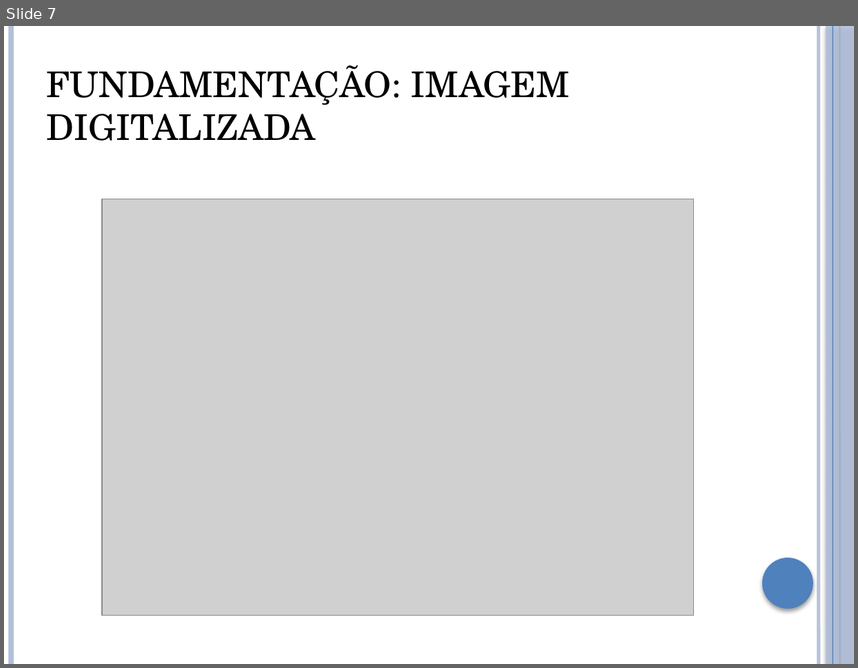
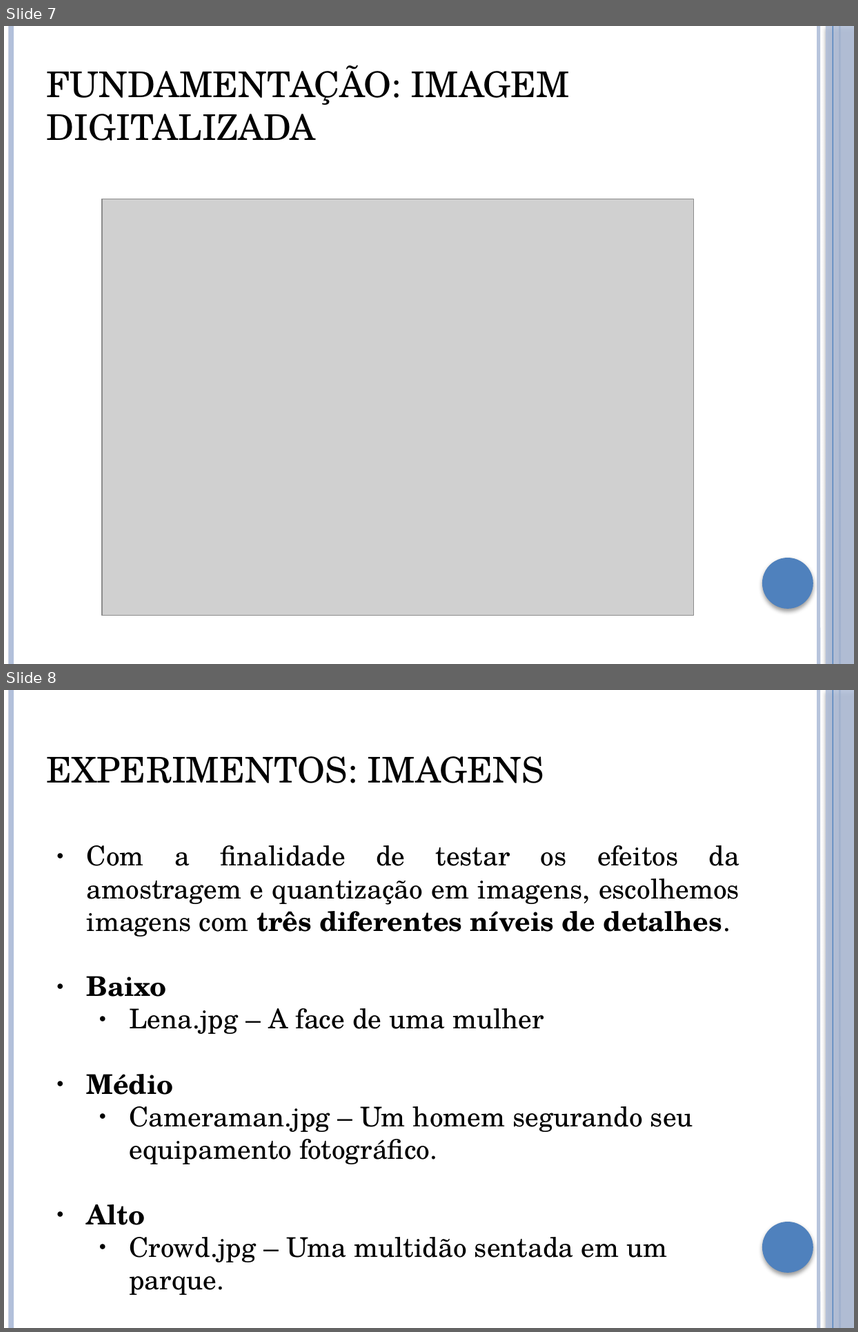
Before and after one commit to brunoliveira8/pdi, a slide deck: trabalho 2/apresentacao.pptx. Shown one above the other, each under a label of ours: slide 7 before the commit, slides 7 and 8 after it. The pictures are 858x668 and 858x1332 pixels, drawn with LibreOffice and Linux fonts; fonts in the diff are those of the drawing; grey boxes stand for pictures. Boxes give left, top, right and bottom in pixels: in the first picture for what was removed or moved away, otherwise in the second. Text is boxed around its words. In the diff, an @@ line names an element or a change of style, - is before the commit and + after.

```diff
--- a/trabalho 2/apresentacao.pptx
+++ b/trabalho 2/apresentacao.pptx
@@ slide 8 added at (4, 690, 854, 1328), background #FFFFFF; not listed: 6 template elements that a slide beside it also shows @@
@@ text added at (47, 756, 544, 783), 30 pt, text #000000 @@
+EXPERIMENTOS: IMAGENS
@@ text added at (87, 845, 740, 1294), 23 pt, text #000000 @@
+● Com a finalidade de testar os efeitos da amostragem e quantização em imagens, escolhemos imagens com três diferentes níveis de detalhes.
+● Baixo
+  ● Lena.jpg – A face de uma mulher
+● Médio
+  ● Cameraman.jpg – Um homem segurando seu equipamento fotográfico.
+● Alto
+  ● Crowd.jpg – Uma multidão sentada em um parque.
```
Also in this commit, not shown: 9 slides changed, 5 other slides added, 46 other files.
